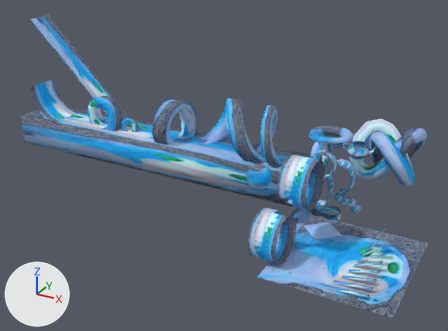
One commit to the OBJ model SonicGame3Dv3/res/Models/Loop/Loop.obj: the scene before it, then after it.
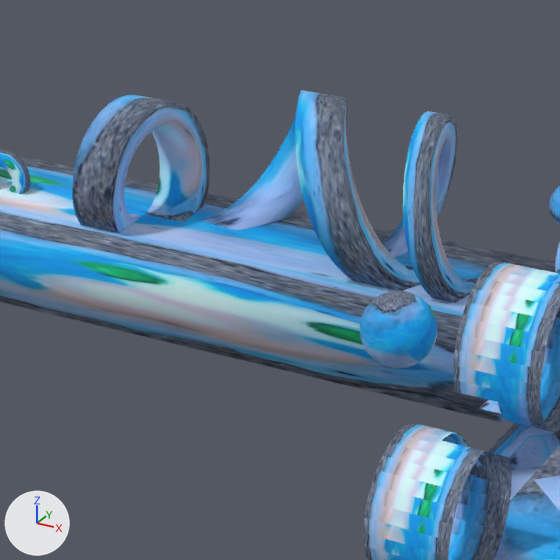
Each version appears first whole from a camera (50 mm lens) standing at (726.0, -2137.0, 1267.0) and looking at (-446.0, -7.0, 202.0), and next in a close-up on the part from 29% to 70% of the width and 21% to 76% of the height. The axes (+X, +Y, +Z) are drawn at lower left. The lights are the same throughout. Where no turn or scale is listed for an object, it has been applied to the vertices.

Objects in the first close-up: 'Loop'.
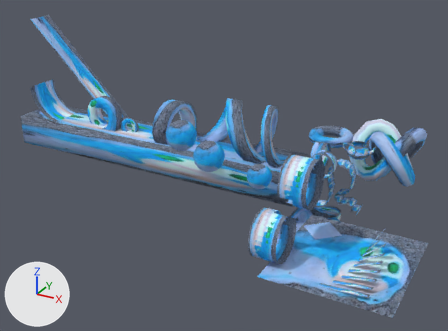
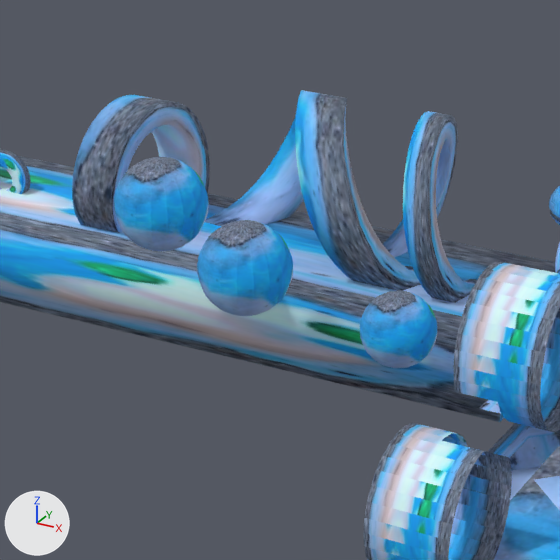
Location of each change, [x1, y1, x2, y2] in pixels of the close-ups (560 x 560 px):
part 1 of me_loop, added (blue): after [114, 157, 209, 251]
part 2 of me_loop, added (blue): after [197, 220, 293, 316]

Patch to the scene script:
```diff
--- a/SonicGame3Dv3/res/Models/Loop/Loop.obj.py
+++ b/SonicGame3Dv3/res/Models/Loop/Loop.obj.py
@@ me_loop @@
 # used by ob_loop; location = (0.0, 0.0, 0.0)
-me_loop.from_pydata(...)  # 3211 vertices, 5838 faces; spans x -1793.0..440.0, y -595.0..453.0, z 2.0..651.0
+me_loop.from_pydata(...)  # 4835 vertices, 9078 faces; spans x -1793.0..440.0, y -595.0..453.0, z 2.0..651.0
+# me_loop part 1: a new loose piece of 812 vertices spanning x -647.0..-521.0, y -182.0..-54.0, z 287.0..415.0, in mat_material__25 (picture img_sanic_png)
+# me_loop part 2: a new loose piece of 812 vertices spanning x -512.0..-386.0, y -191.0..-63.0, z 224.0..352.0, in mat_material__25 (picture img_sanic_png)
 me_loop.materials.append(mat_material__25)
```
